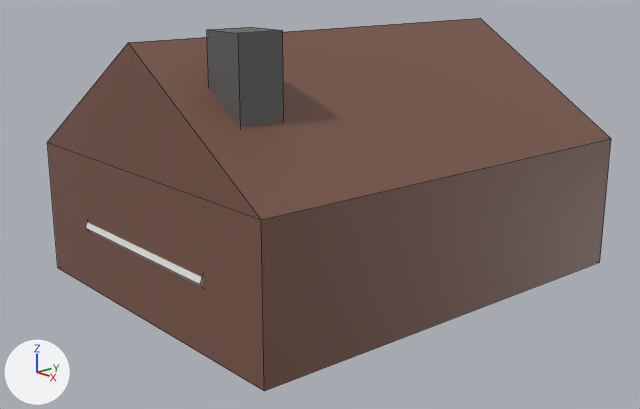
The Blender file meshes/houses.blend, before and after one commit.
Camera for both pictures: a camera (50 mm lens) standing at (13.33, -11.69, 6.32) and looking at (0.15, -0.44, 1.44). Lighting does not change. The marker at lower left points along +X, +Y and +Z. Mesh edges are drawn as thin lines.
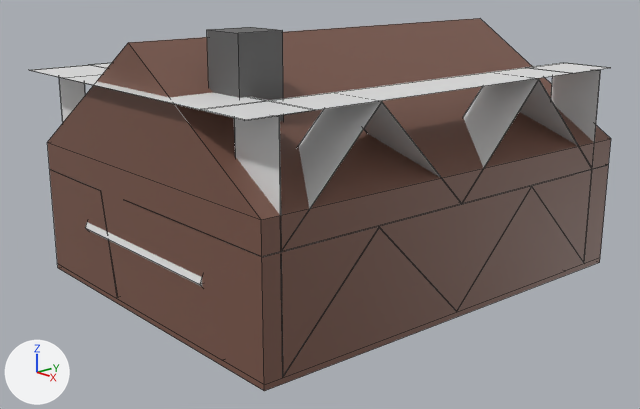
Where the change shows, as pixel boxes (x1, y1, x2, y2) in the pictures (640 x 409 px):
'Plane.002', added: after (30, 63, 611, 251)

What the commit changed:
Mesh me_plane_002 is new.
It has 226 vertices, 205 faces and spans x -3.58..3.58, y -4.72..4.47, z 0.1..4.6.
Object 'Plane.002' (ob_plane_002) is new; it shows me_plane_002.
Its location is (0.0, 0.0, 0.0).
